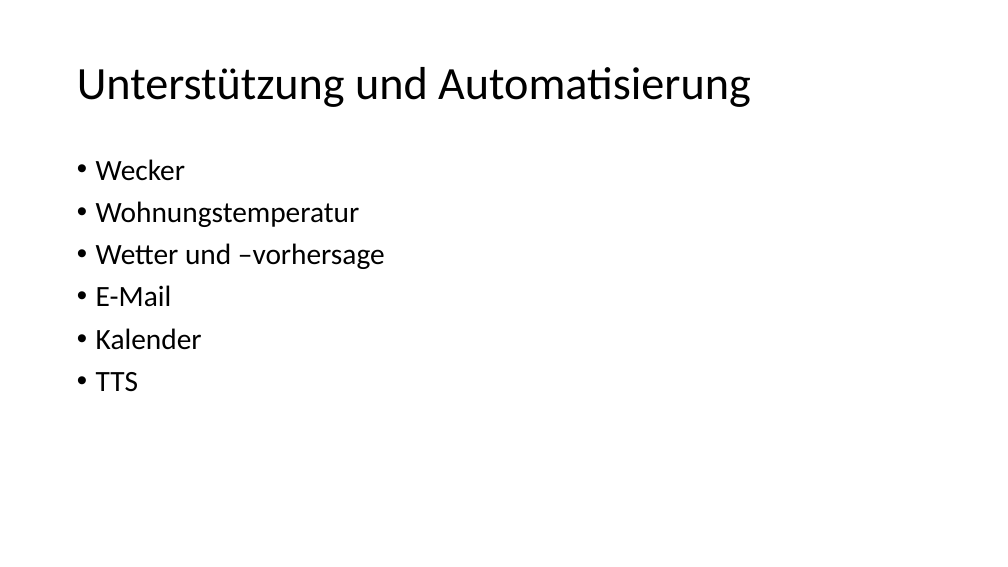
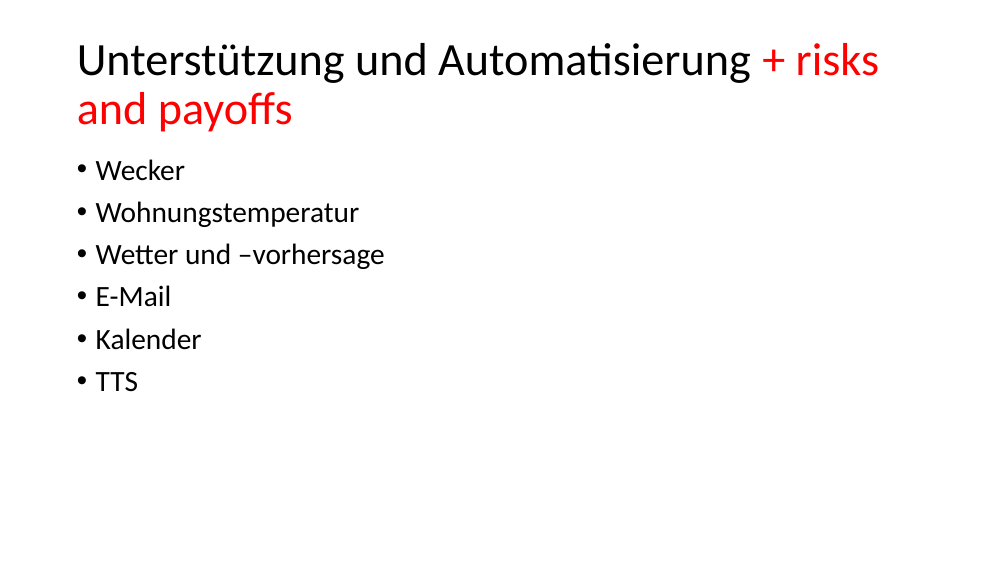
Before and after one commit to dacostaeric/smartpi, a slide deck: slide 4 of doc/project_topic_presentation.pptx (slide 3 before the commit). Drawn at 1008x567 pixels with LibreOffice and Linux fonts; fonts in the diff are those of the drawing. Boxes give left, top, right and bottom in pixels: in the first picture for what was removed or moved away, otherwise in the second. Text is boxed around its words. In the diff, an @@ line names an element or a change of style, - is before the commit and + after.

```diff
--- a/doc/project_topic_presentation.pptx
+++ b/doc/project_topic_presentation.pptx
@@ title at <box>77,43,879,132</box>: text changed @@
-Unterstützung und Automatisierung
+Unterstützung und Automatisierung + risks and payoffs
```
Also in this commit, not shown: 3 other slides changed, 2 slides added, 1 other file.
